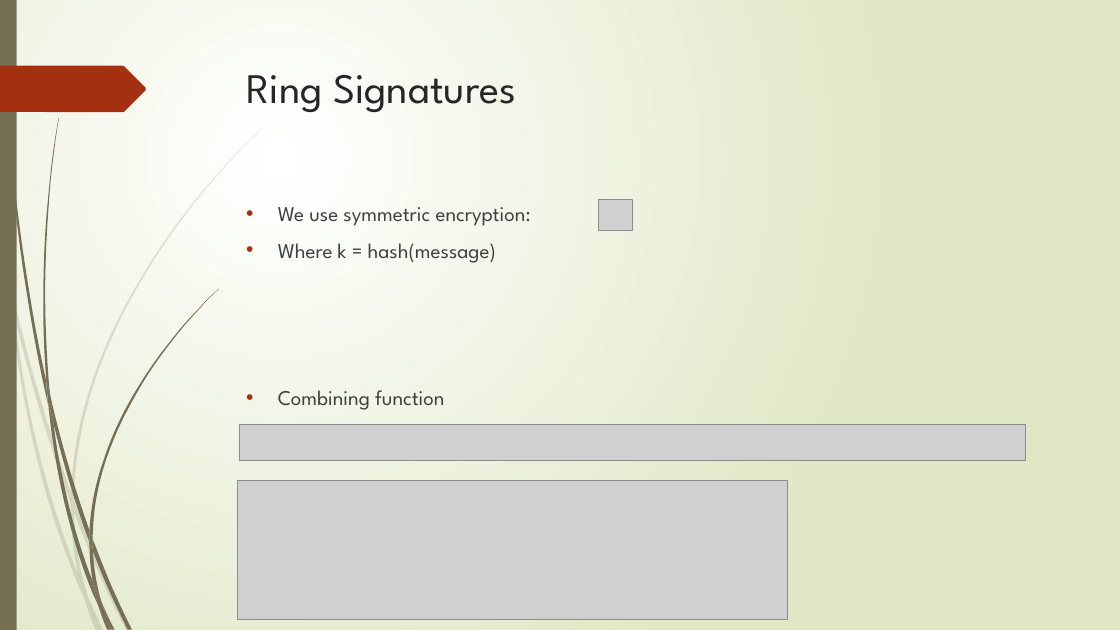
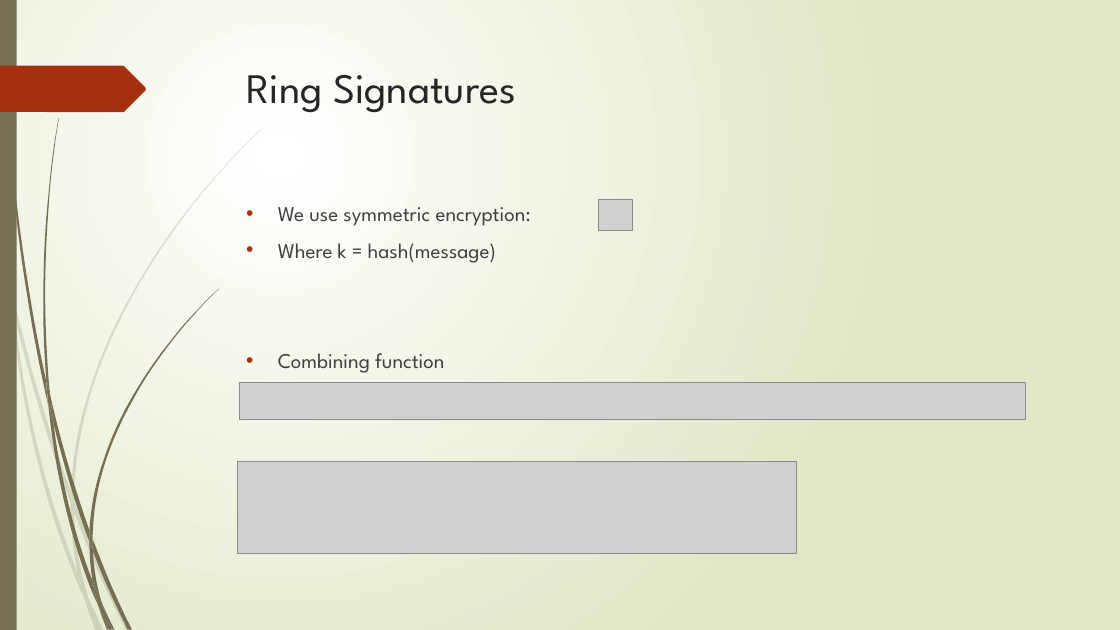
Before and after one commit to eliranmoyal/geo-secret, a slide deck: slide 6 of geo-secret.pptx (slide 5 before the commit). Drawn at 1120x630 pixels with LibreOffice and Linux fonts; fonts in the diff are those of the drawing; grey boxes stand for pictures. Boxes give left, top, right and bottom in pixels: in the first picture for what was removed or moved away, otherwise in the second. Text is boxed around its words. In the diff, an @@ line names an element or a change of style, - is before the commit and + after.

```diff
--- a/geo-secret.pptx
+++ b/geo-secret.pptx
@@ text "We use symmetric encryption:" rewrapped from bbox=[278, 207, 531, 410] to bbox=[278, 207, 531, 373] @@
@@ picture: place and size @@
-picture at bbox=[239, 424, 1026, 461]
+picture at bbox=[239, 382, 1026, 419]
@@ picture added at bbox=[238, 461, 797, 554] @@
@@ picture removed at bbox=[238, 481, 788, 620] @@
```
Also in this commit, not shown: 2 other slides changed, 2 slides added, 7 other files.
